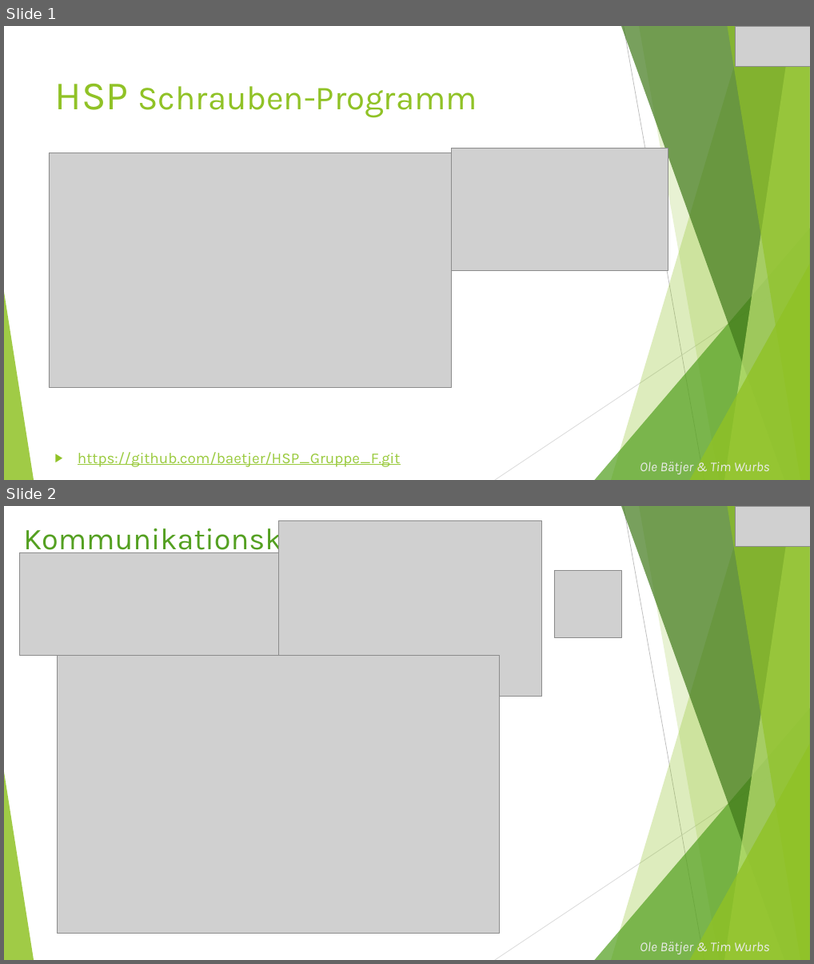
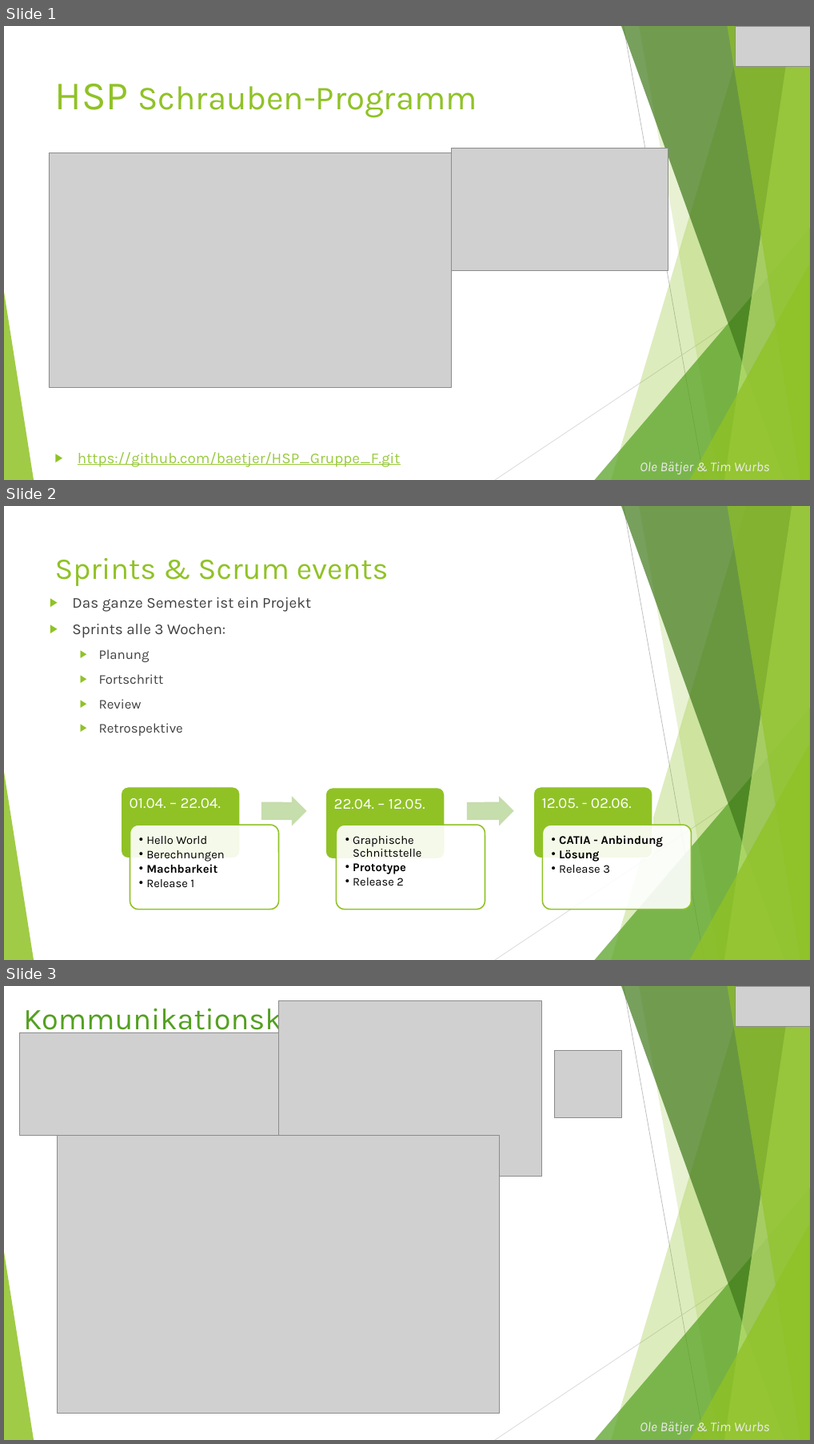
Before and after one commit to baetjer/HSP_GruppeF_Sprint1, a slide deck: Sprint 3/Abgabe-Dateien/Unternehmen_Präsentation.pptx. Shown one above the other, each under a label of ours: slides 1 and 2 before the commit, slides 1, 2 and 3 after it. The pictures are 814x964 and 814x1444 pixels, drawn with LibreOffice and Linux fonts; fonts in the diff are those of the drawing; grey boxes stand for pictures. Boxes give left, top, right and bottom in pixels: in the first picture for what was removed or moved away, otherwise in the second. Text is boxed around its words. In the diff, an @@ line names an element or a change of style, - is before the commit and + after.

```diff
--- a/Sprint 3/Abgabe-Dateien/Unternehmen_Präsentation.pptx
+++ b/Sprint 3/Abgabe-Dateien/Unternehmen_Präsentation.pptx
@@ slide 2 added at [4,506,810,960], background #FFFFFF; not listed: 10 template elements that a slide beside it also shows @@
@@ title added at [55,558,389,586], 36 pt, text #90C226 @@
+Sprints & Scrum events
@@ text added at [72,597,311,736], 18 pt, text #404040 @@
+▶ Das ganze Semester ist ein Projekt
+▶ Sprints alle 3 Wochen:
+  ▶ Planung
+  ▶ Fortschritt
+  ▶ Review
+  ▶ Retrospektive
@@ group added at [121,787,692,909]: 6 rounded rectangles, 6 texts, 2 right arrows @@
+01.04. – 22.04.
+  •• Hello World
+  •• Berechnungen
+  •• Machbarkeit
+  •• Release 1
+22.04. – 12.05.
+  •• Graphische Schnittstelle
+  •• Prototype
+  •• Release 2
+12.05. - 02.06.
+  •• CATIA - Anbindung
+  •• Lösung
+  •• Release 3
@@ what was slide 2 is now slide 3 @@
```
Also in this commit, not shown: 1 slide changed.
